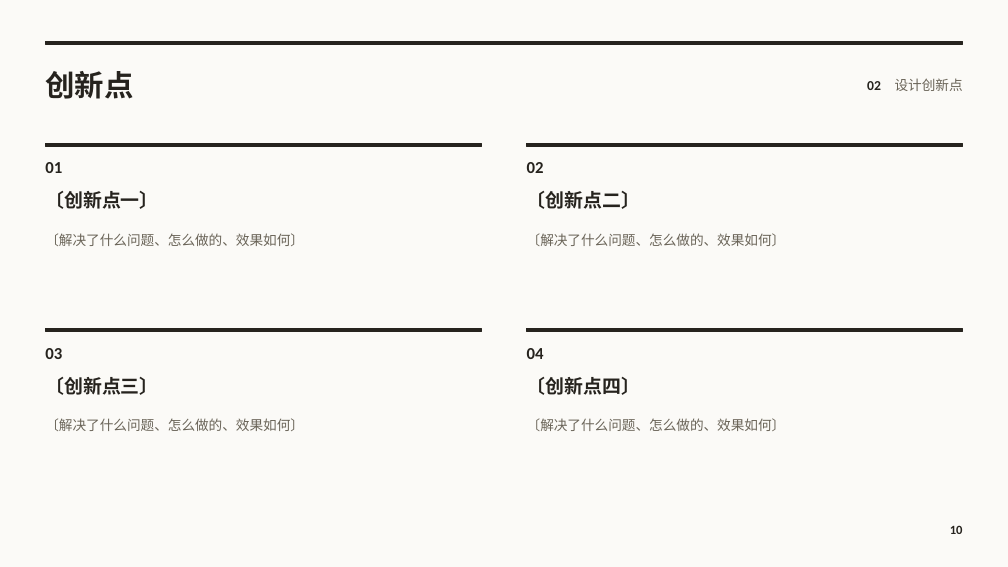
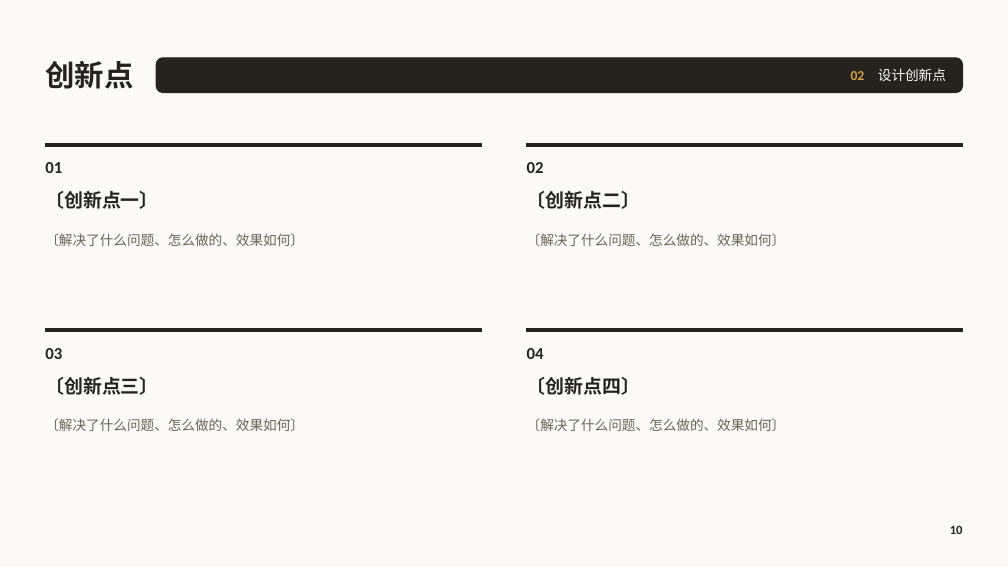
Before and after one commit to cyx3705/0000-000-Template, a slide deck: slide 10 of Unused/b-Office/项目报告.pptx. Drawn at 1008x567 pixels with LibreOffice and Linux fonts; fonts in the diff are those of the drawing; background and template pictures are left out. Boxes give left, top, right and bottom in pixels: in the first picture for what was removed or moved away, otherwise in the second. Text is boxed around its words. In the diff, an @@ line names an element or a change of style, - is before the commit and + after.

```diff
--- a/Unused/b-Office/项目报告.pptx
+++ b/Unused/b-Office/项目报告.pptx
@@ text "创新点": place and size @@
-text "创新点" at (45,71,133,99)
+text "创新点" at (45,61,133,89)
@@ rectangle removed at (45,42,963,45) @@
@@ text "02 设计创新点": place and size @@
-text "02 设计创新点" at (867,78,963,91)
+text "02 设计创新点" at (851,68,946,81)
@@ text "02 设计创新点" at (851,68,946,81): text colour #26231E to #D9A441 in "02"; text colour #6A6458 to #FBFAF7 in "设计创新点" @@
@@ rounded rectangle added at (157,58,963,93), fill #26231E, outline #26231E 1 pt @@
```
Also in this commit, not shown: 16 other slides changed, 2 other files.
